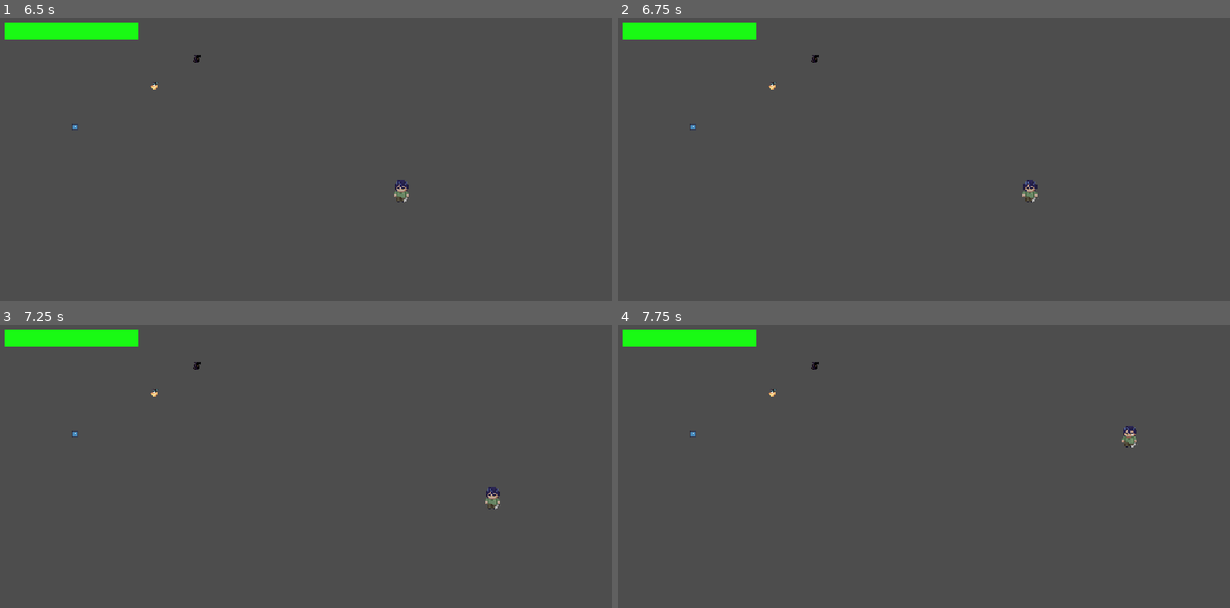
Above: before the commit, frames 1-4 (two rows, left to right).
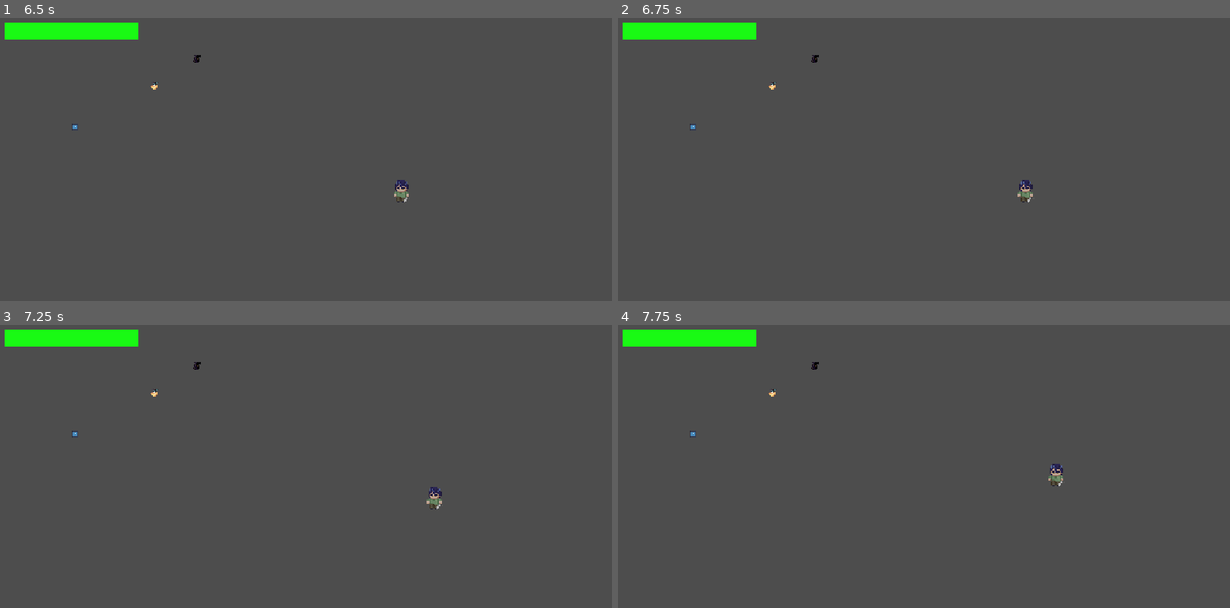
Above: after the commit, the same moments.

Repository: PisangRebus-cmyk/LELE-ZERO-PROJECT
Game: Godot game, scene res://Scene/StartMenu.tscn
Two runs of this game, one before a commit and one after it. Both use one fixed random seed, a clock stepped at 60 frames per second and the inputs below. The engine's default icon, where the game draws it, is replaced by a stand-in: a white triangle on a blue panel in a dark square.
Inputs (mouse positions are in pixels of both pictures, inside the frame that each line leads up to):
- Up to frame 1 (6.5 s): click "NEW" at 0.5 s; tap Enter (ui_accept) at 1.25, 1.52, 2.27, 3.77, 4.25, 4.52, 5, 5.27, 5.75 s; move the mouse to (440, 156) at 1.27 s; press the mouse at (440, 156) at 1.28 s; hold D (walk_right) 1.28-2.03 s; right-click (440, 156) at 1.55 s; move the mouse to (177, 193) at 2.02 s; release the mouse at (177, 193) at 2.03 s; hold S (walk_down) 2.03-2.78 s; right-click (177, 193) at 2.1 s; click (177, 193) at 2.3 s; move the mouse to (367, 100) at 2.77 s; press the mouse at (367, 100) at 2.78 s; hold D (walk_right) 2.78-3.53 s; right-click (367, 100) at 3.05 s; move the mouse to (269, 244) at 3.52 s; release the mouse at (269, 244) at 3.53 s; hold W (walk_up) 3.53-4.28 s; tap Space (dodge) at 3.6 s; click (269, 244) at 3.8 s; move the mouse to (489, 227) at 4.27 s; hold Right mouse button (guard) 4.28-5.03 s; hold A (walk_left) 4.28-5.78 s; move the mouse to (116, 122) at 5.02 s; tap E (interact) at 5.1 s; click (116, 122) at 5.3 s; move the mouse to (336, 176) at 5.77 s; hold S (walk_down) from 5.78 s (still down); hold Shift (sprint) from 5.78 s (still down); right-click (336, 176) at 6.05 s
- Up to frame 2 (6.75 s): tap Enter (ui_accept) at 6.5 s; move the mouse to (826, 88) at 6.52 s; release S (walk_down) at 6.53 s; release Shift (sprint) at 6.53 s; hold D (walk_right) from 6.53 s (still down); tap F (switch_character) at 6.6 s
- Up to frame 3 (7.25 s): keep holding D (walk_right); tap Enter (ui_accept) at 6.77 s; click (208, 395) at 6.8 s
- Up to frame 4 (7.75 s): move the mouse to (1058, 463) at 7.27 s; release D (walk_right) at 7.28 s; press the mouse at (1058, 463) at 7.28 s; hold W (walk_up) from 7.28 s (still down); tap Enter (ui_accept) at 7.52 s; right-click (1058, 463) at 7.55 s

Frame 1 is identical in both runs. In frame 2, 0.2% of the frame differs, in the area x 65-69%, y 57-66%; in frame 3, 0.3%, in the area x 69-82%, y 57-66%; in frame 4, 0.3%.

Commit message:
feat : upgrade and boost

Diff:
--- /dev/null
+++ b/lele-zero-sigma/Scene/GhostBuffAltar.tscn
@@ -0,0 +1,12 @@
+[gd_scene format=3 uid="uid://w7p43hoi4i6w"]
+
+[ext_resource type="Script" uid="uid://c28f1tsxd6al0" path="res://Script/ghost_buff_altar.gd" id="1_6ygf4"]
+
+[sub_resource type="CircleShape2D" id="CircleShape2D_uj04i"]
+radius = 13.038404
+
+[node name="GhostBuffAltar" type="Area2D" unique_id=917244200]
+script = ExtResource("1_6ygf4")
+
+[node name="CollisionShape2D" type="CollisionShape2D" parent="." unique_id=940542972]
+shape = SubResource("CircleShape2D_uj04i")
--- /dev/null
+++ b/lele-zero-sigma/Scene/PlayerBuffAltar.tscn
@@ -0,0 +1,12 @@
+[gd_scene format=3 uid="uid://bogmrxvja1g8r"]
+
+[ext_resource type="Script" uid="uid://dpborlj2d0gem" path="res://Script/player_buff_altar.gd" id="1_txl8i"]
+
+[sub_resource type="CircleShape2D" id="CircleShape2D_uj04i"]
+radius = 13.038404
+
+[node name="PlayerBuffAltar" type="Area2D" unique_id=917244200]
+script = ExtResource("1_txl8i")
+
+[node name="CollisionShape2D" type="CollisionShape2D" parent="." unique_id=940542972]
+shape = SubResource("CircleShape2D_uj04i")
--- /dev/null
+++ b/lele-zero-sigma/Scene/SpeedBoostPlate.tscn
@@ -0,0 +1,11 @@
+[gd_scene format=3 uid="uid://b8jppxr38o0im"]
+
+[ext_resource type="Script" uid="uid://coyuoi5u17btd" path="res://Script/speed_boost_plate.gd" id="1_f7glv"]
+
+[sub_resource type="CircleShape2D" id="CircleShape2D_uj04i"]
+
+[node name="SpeedUpPlate" type="Area2D" unique_id=1868619474]
+script = ExtResource("1_f7glv")
+
+[node name="CollisionShape2D" type="CollisionShape2D" parent="." unique_id=1461079563]
+shape = SubResource("CircleShape2D_uj04i")
--- a/lele-zero-sigma/Scene/sigma.tscn
+++ b/lele-zero-sigma/Scene/sigma.tscn
@@ -1,22 +1,24 @@
 [gd_scene format=3 uid="uid://cmecofixmj0cq"]
 
-[ext_resource type="PackedScene" uid="uid://c0kwevkjs3ew8" path="res://Scene/Player2.tscn" id="1_dci6l"]
-[ext_resource type="PackedScene" uid="uid://dq4n85jdo1b3w" path="res://Scene/GhostEnergyZone.tscn" id="2_8yr5q"]
-[ext_resource type="PackedScene" uid="uid://bb33uavioa33e" path="res://Scene/GhostPressurePlate.tscn" id="3_7aca8"]
+[ext_resource type="PackedScene" uid="uid://coki0owkgoh26" path="res://Scene/player1.tscn" id="1_ysfec"]
+[ext_resource type="PackedScene" uid="uid://bogmrxvja1g8r" path="res://Scene/PlayerBuffAltar.tscn" id="2_dci6l"]
+[ext_resource type="PackedScene" uid="uid://kjrb76bk3t6a" path="res://Scene/Laser.tscn" id="3_8yr5q"]
+[ext_resource type="PackedScene" uid="uid://b8jppxr38o0im" path="res://Scene/SpeedBoostPlate.tscn" id="4_7aca8"]
 
 [node name="Node2D" type="Node2D" unique_id=482251422]
 
-[node name="ghost" parent="." unique_id=1063273838 instance=ExtResource("1_dci6l")]
-position = Vector2(120, 159)
+[node name="Player1" parent="." unique_id=1157810840 instance=ExtResource("1_ysfec")]
+position = Vector2(5, 13)
 
-[node name="Camera2D" type="Camera2D" parent="ghost" unique_id=1118151359]
-zoom = Vector2(3, 3)
+[node name="Camera2D" type="Camera2D" parent="Player1" unique_id=607545498]
+zoom = Vector2(4, 4)
 
-[node name="GhostEnergyZone" parent="." unique_id=804294406 instance=ExtResource("2_8yr5q")]
-position = Vector2(220, 170)
-lifetime = 50.0
-free_on_expire = true
+[node name="PlayerBuffAltar" parent="." unique_id=917244200 instance=ExtResource("2_dci6l")]
+position = Vector2(60, 5)
+upgrade_HP = 20.0
 
-[node name="GhostPressurePlate" parent="." unique_id=101309013 node_paths=PackedStringArray("targets") instance=ExtResource("3_7aca8")]
-position = Vector2(219, 167)
-targets = [NodePath("../GhostEnergyZone")]
+[node name="Laser" parent="." unique_id=861517069 instance=ExtResource("3_8yr5q")]
+position = Vector2(-18, -43)
+
+[node name="SpeedUpPlate" parent="." unique_id=1868619474 instance=ExtResource("4_7aca8")]
+position = Vector2(-59, 5)
--- /dev/null
+++ b/lele-zero-sigma/Script/ghost_buff_altar.gd
@@ -0,0 +1,37 @@
+class_name GhostBuffAltar
+extends Area2D
+
+@export var required := 1
+@export_range(0, 1) var up_type := 0
+@export var upgrade_RNG := 1.15
+@export var upgrade_SPD := 20
+var power := 0
+var inside: Array = []
+var ascend: Array = []
+var value := 0.0
+#======================================================================
+func _ready() -> void:
+	if up_type == 0:
+		value = upgrade_RNG
+	elif up_type == 1:
+		value = upgrade_SPD
+	body_entered.connect(_on_entered)
+	_sync(false)
+
+func set_powered(on: bool) -> void:
+	power = maxi(power + (1 if on else -1), 0)
+	_sync(power >= required)
+
+
+func _on_entered(body: Node2D) -> void:
+	if body.has_method("ascend") and body.is_in_group("Ghost"):
+		inside.append(body)
+		_sync(power >= required)
+
+func _sync(on: bool) -> void:
+	if on:
+		for b in inside:
+			if b not in ascend:
+				ascend.append(b)
+				b.ascend(up_type, value)
+				queue_free()
--- a/lele-zero-sigma/Script/lele_zero_final_boss.gd
+++ b/lele-zero-sigma/Script/lele_zero_final_boss.gd
@@ -6,7 +6,7 @@
 
 enum State { IDLE, GAP, ATTACK, COOLDOWN, RECOVER, STUN, PHASE_CHANGE }
 
-# Drag each .tscn from the FileSystem dock into the script to get the right path
+
 const ATTACK_SCENES := {
 	"shockwave":  preload("res://Scene/Attack1ShockWave.tscn"),
 	"watersonic": preload("res://Scene/Attack2WaveArea.tscn"),
@@ -14,13 +14,12 @@
 	"warzone":    preload("res://Scene/Attack4WarZone.tscn"),
 }
 
-# The spawned attacks only need damage / stun / knockback (they time themselves).
-# The dash is a body attack, so it also needs its timings.
+
 const ATTACKS := {
 	"shockwave":  {"damage": 20, "stun": 40, "knockback": 615},
 	"watersonic": {"damage": 15, "stun": 20, "knockback": 300},
-	"waterlaser": {"damage": 10, "stun": 5,  "knockback": 80},    # ticks every 0.5 s
-	"warzone":    {"damage": 25, "stun": 20, "knockback": 150},   # ticks every 0.5 s
+	"waterlaser": {"damage": 10, "stun": 5,  "knockback": 80},
+	"warzone":    {"damage": 25, "stun": 20, "knockback": 150},
 	"dash":       {"damage": 20, "stun": 25, "knockback": 450, "lunge": 840, "windup": 0.6, "active": 0.25, "recovery": 0.25},
 }
 
@@ -37,8 +36,8 @@
 const PHASE_INTRO := 0.8
 const PHASE_CHANGE_DASHES := 8
 
-const GAP_TIME := 0.8          # pause between attacks of one sequence
-const COOLDOWN_TIME := 10.0    # the player's window to attack
+const GAP_TIME := 0.8
+const COOLDOWN_TIME := 10.0
 const RECOVER_TIME := 1.0
 const STUN_TIME := 10.0
 const STUN_DAMAGE_BONUS := 1.5
@@ -117,7 +116,7 @@
 	if new_state != State.ATTACK:
 		telegraph.hide_telegraph()
 		if is_instance_valid(active_attack):
-			active_attack.cancel()     # stun, parry or phase change removes a running attack
+			active_attack.cancel()
 		active_attack = null
 	match new_state:
 		State.STUN:
--- a/lele-zero-sigma/Script/player1.gd
+++ b/lele-zero-sigma/Script/player1.gd
@@ -4,7 +4,7 @@
 
 enum State { FREE, ATTACK, DODGE, GUARD, STUN }
 
-const ATTACKS := [
+var ATTACKS := [
 	{"damage": 10, "stun": 4, "knockback": 150, "lunge": 60,   "shape": "arc",   "windup": 0.08, "active": 0.10, "recover": 0.14},
 	{"damage": 10, "stun": 4, "knockback": 150, "lunge": 60,   "shape": "arc",   "windup": 0.08, "active": 0.10, "recover": 0.14},
 	{"damage": 12, "stun": 5, "knockback": 150, "lunge": 60,   "shape": "arc",   "windup": 0.08, "active": 0.10, "recover": 0.14},
@@ -30,7 +30,7 @@
 
 @export var SPEED := 100
 @export var acceleration := 2000
-@export var health := 200
+@export var health := 200.0
 
 @onready var animated_sprite_2d : AnimatedSprite2D = $AnimatedSprite2D
 @onready var attack_hitbox : Area2D = $Hitbox
@@ -45,6 +45,7 @@
 
 @onready var interact_area: Area2D = $InteractArea
 
+var max_health := 200.0
 var state := State.FREE
 var state_time := 0.0
 var combo_index := 0
@@ -60,7 +61,9 @@
 var is_dizzy := false
 var Sprint := 0
 
+
 func _ready():
+	health = clampf(health, -1.0, max_health)
 	add_to_group("Player")
 	attack_hitbox.monitoring = false
 	combo_timer.timeout.connect(_on_combo_timer_timeout)
@@ -102,7 +105,7 @@
 
 	if is_dead:
 		return
-
+	print(SPEED)
 	_update_darkness(delta)
 	if is_kidnapped:
 		return
@@ -445,6 +448,27 @@
 		if area.has_method("interact"):
 			area.interact(self)
 			return
+
+#================================================
+#Buffer (ts shi is the only one which isn't 100% vibe coded, i'm cooked ~lead prog)
+func ascend(buff, value) -> void:
+	if buff == 0:
+		max_health += value
+		health += value
+		print(health)
+	elif buff == 1:
+		for i in ATTACKS.size():
+			ATTACKS[i].damage *= value
+			print(ATTACKS[i].damage)
+	elif buff == 2:
+		SPEED += value
+		print(SPEED)
+
+func boost(mult) -> void:
+	SPEED = mult * SPEED
+	await get_tree().create_timer(3.0).timeout
+	SPEED = SPEED / mult
+
 # ================= ANIMASI =================
 # Nama animasi di SpriteFrames. Kalau nama di editor berubah, ubah di sini saja.
 const ANIM_WALK := {
--- a/lele-zero-sigma/Script/player2.gd
+++ b/lele-zero-sigma/Script/player2.gd
@@ -2,7 +2,7 @@
 
 
 
-@export var SPEED := 300
+@export var SPEED := 100
 @export var acceleration := 2000
 @export var light_radius := 120.0
 @export var energy := 10.0
@@ -98,7 +98,12 @@
 func take_damage(_amount = 0, _push = Vector2.ZERO) -> void:
 	pass
 
-
+func ascend(buff, value) -> void:
+	if buff == 0:
+		light_radius *= 1.2
+	elif buff == 1:
+		SPEED += value
+		print(SPEED)
 # Animasi
 func _update_animation(_direction: Vector2) -> void:
 	pass
--- /dev/null
+++ b/lele-zero-sigma/Script/player_buff_altar.gd
@@ -0,0 +1,40 @@
+class_name PlayerBuffAltar
+extends Area2D
+
+@export var required := 1
+@export_range(0, 2) var up_type := 0
+@export var upgrade_HP := 35.0
+@export var upgrade_ATK := 1.2
+@export var upgrade_SPD := 20
+var power := 0
+var inside: Array = []
+var ascend: Array = []
+var value := 0.0
+#======================================================================
+func _ready() -> void:
+	if up_type == 0:
+		value = upgrade_HP
+	elif up_type == 1:
+		value = upgrade_ATK
+	elif up_type == 2:
+		value = upgrade_SPD
+	body_entered.connect(_on_entered)
+	_sync(false)
+
+func set_powered(on: bool) -> void:
+	power = maxi(power + (1 if on else -1), 0)
+	_sync(power >= required)
+
+
+func _on_entered(body: Node2D) -> void:
+	if body.has_method("ascend") and body.is_in_group("Player"):
+		inside.append(body)
+		_sync(power >= required)
+
+func _sync(on: bool) -> void:
+	if on:
+		for b in inside:
+			if b not in ascend:
+				ascend.append(b)
+				b.ascend(up_type, value)
+				queue_free()
--- /dev/null
+++ b/lele-zero-sigma/Script/speed_boost_plate.gd
@@ -0,0 +1,12 @@
+class_name LightZone
+extends Area2D
+
+@export var boost := 2
+#======================================================================
+func _ready() -> void:
+	body_entered.connect(_on_entered)
+
+
+func _on_entered(body: Node2D) -> void:
+	if body.has_method("boost"):
+		body.boost(boost)
Not shown, added: lele-zero-sigma/Script/ghost_buff_altar.gd.uid
Not shown, added: lele-zero-sigma/Script/player_buff_altar.gd.uid
Not shown, added: lele-zero-sigma/Script/speed_boost_plate.gd.uid
